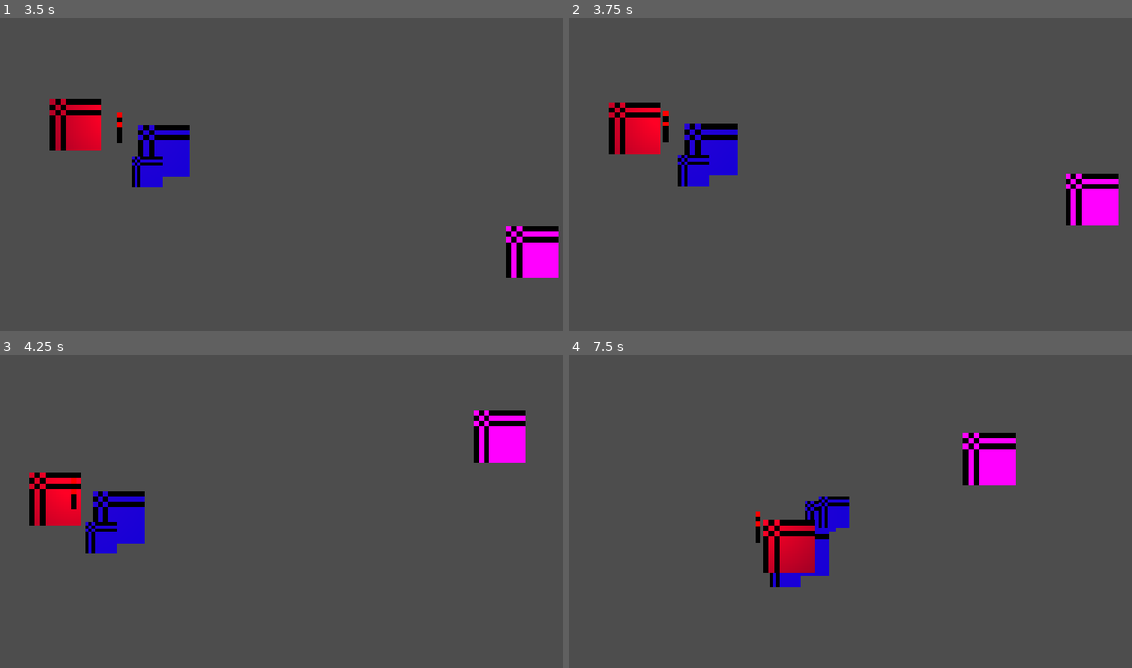
Above: before the commit, frames 1-4 (two rows, left to right).
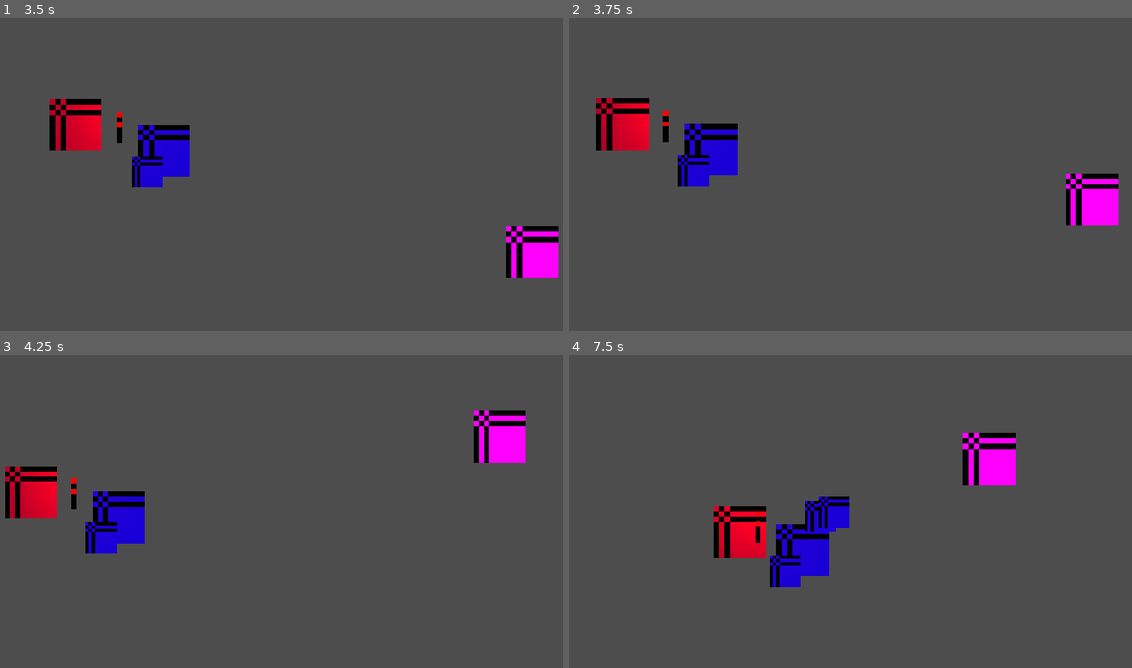
Above: after the commit, the same moments.

Repository: anqilique/GDGJam2-2025
Game: Godot game, scene res://Scenes/start_menu.tscn
Two runs of this game, one before a commit and one after it. Both use one fixed random seed, a clock stepped at 60 frames per second and the inputs below.
Inputs (mouse positions are in pixels of both pictures, inside the frame that each line leads up to):
- Up to frame 1 (3.5 s): click "PLAY" at 0.5 s; move the mouse to (422, 168) at 1.27 s; hold D (fire_cat_move_right) 1.28-2.03 s; hold . (yarn_cat_pass_torch) 1.28-2.03 s; move the mouse to (174, 202) at 2.02 s; hold S (fire_cat_move_down) 2.03-2.78 s; click (174, 202) at 2.1 s; tap . (yarn_cat_pass_torch) at 2.3 s; move the mouse to (354, 111) at 2.77 s; hold D (fire_cat_move_right) from 2.78 s (still down); hold . (yarn_cat_pass_torch) from 2.78 s (still down)
- Up to frame 2 (3.75 s): move the mouse to (833, 252) at 3.52 s; release D (fire_cat_move_right) at 3.53 s; release . (yarn_cat_pass_torch) at 3.53 s; hold W (fire_cat_move_up) from 3.53 s (still down); tap . (yarn_cat_pass_torch) at 3.6 s
- Up to frame 3 (4.25 s): keep holding W (fire_cat_move_up)
- Up to frame 4 (7.5 s): move the mouse to (1041, 574) at 4.27 s; release W (fire_cat_move_up) at 4.28 s; hold . (yarn_cat_pass_torch) 4.28-5.03 s; hold A (fire_cat_move_left) 4.28-5.78 s; click (1041, 574) at 4.35 s; move the mouse to (681, 473) at 5.02 s; tap . (yarn_cat_pass_torch) at 5.1, 6.8 s; move the mouse to (889, 524) at 5.77 s; hold S (fire_cat_move_down) 5.78-6.53 s; hold . (yarn_cat_pass_torch) 5.78-6.53 s; move the mouse to (771, 439) at 6.52 s; hold D (fire_cat_move_right) 6.53-7.28 s; click (771, 439) at 6.6 s; move the mouse to (991, 505) at 7.27 s; hold W (fire_cat_move_up) from 7.28 s (still down); hold . (yarn_cat_pass_torch) from 7.28 s (still down)

Frame 1 is identical in both runs. In frame 2, 1.3% of the frame differs, in the area x 4-17%, y 25-44%; in frame 3, 1.9%; in frame 4, 2.8%, in the area x 25-44%, y 48-70%.

Commit message:
passing torch collisiong working

Diff:
--- a/Scenes/yarn_cat.tscn
+++ b/Scenes/yarn_cat.tscn
@@ -9,6 +9,7 @@
 [ext_resource type="PackedScene" uid="uid://4j24cfujirgk" path="res://Scenes/Components/HurtboxComponent.tscn" id="3_p0tp3"]
 [ext_resource type="Script" uid="uid://d2wxvba0tns6f" path="res://Scripts/YarnCat/States/YCatDeath.gd" id="5_63v1j"]
 [ext_resource type="Script" uid="uid://cr0mp0gn4lrw" path="res://Scripts/YarnCat/States/YCatHit.gd" id="6_jrn06"]
+[ext_resource type="Script" uid="uid://gxj8aedvk77p" path="res://Scripts/YarnCat/Pass_Torch.gd" id="9_i562e"]
 
 [sub_resource type="PlaceholderTexture2D" id="PlaceholderTexture2D_8gbba"]
 size = Vector2(10, 10)
@@ -19,6 +20,8 @@
 [sub_resource type="CapsuleShape2D" id="CapsuleShape2D_i562e"]
 radius = 5.0
 height = 10.0
+
+[sub_resource type="CircleShape2D" id="CircleShape2D_i562e"]
 
 [node name="YarnCat" type="CharacterBody2D" groups=["YarnCat"]]
 process_mode = 3
@@ -70,4 +73,13 @@
 wait_time = 2.0
 one_shot = true
 
+[node name="PassArea2D" type="Area2D" parent="." node_paths=PackedStringArray("pass_area")]
+script = ExtResource("9_i562e")
+pass_area = NodePath(".")
+
+[node name="CollisionShape2D" type="CollisionShape2D" parent="PassArea2D"]
+shape = SubResource("CircleShape2D_i562e")
+
 [connection signal="timeout" from="CanDropTimer" to="." method="_on_can_drop_timer_timeout"]
+[connection signal="area_entered" from="PassArea2D" to="PassArea2D" method="_on_area_entered"]
+[connection signal="area_exited" from="PassArea2D" to="PassArea2D" method="_on_area_exited"]
--- a/Scripts/YarnCat/Pass_Torch.gd
+++ b/Scripts/YarnCat/Pass_Torch.gd
@@ -2,7 +2,20 @@
 
 @export var pass_area : Area2D
 
+var in_range : bool
+
 func _process(_delta):
-	if (Input.is_action_pressed("yarn_cat_pass_torch")):
-		print("workign")
+	if (Input.is_action_pressed("yarn_cat_pass_torch") and in_range):
+		print("passed torch!!!!!!!!!!!!!!!!!!!!!!!!!1")
 		pass
+
+
+func _on_area_entered(area2d: Area2D):
+	if area2d.get_parent().get_groups().has("FireCat"):
+		print("In range")
+		in_range = true
+
+
+func _on_area_exited(area2d: Area2D):
+	if area2d.get_parent().get_groups().has("FireCat"):
+		in_range = false
--- a/project.godot
+++ b/project.godot
@@ -81,10 +81,6 @@
 "events": [Object(InputEventMouseButton,"resource_local_to_scene":false,"resource_name":"","device":-1,"window_id":0,"a …(258 unchanged characters)…
 ]
 }
-get_colliding_bodies()={
-"deadzone": 0.2,
-"events": []
-}
 
 [rendering]
 
Not shown: 1 places in Scenes/yarn_cat.tscn that only renumber resources
